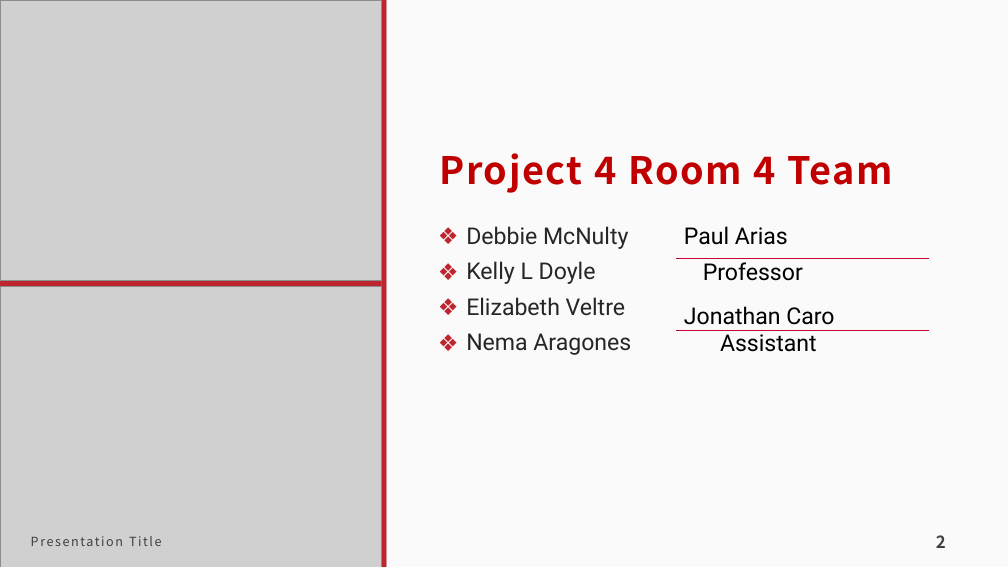
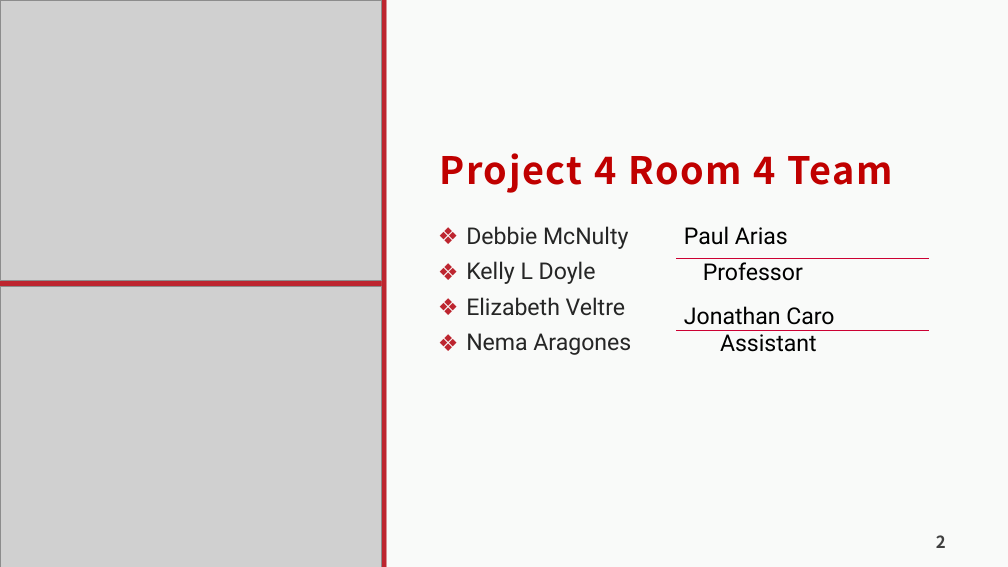
Before and after one commit to kld1974/PROJECT4, a slide deck: slide 2 of Project4.pptx. Drawn at 1008x567 pixels with LibreOffice and Linux fonts; fonts in the diff are those of the drawing; grey boxes stand for pictures. Boxes give left, top, right and bottom in pixels: in the first picture for what was removed or moved away, otherwise in the second. Text is boxed around its words. In the diff, an @@ line names an element or a change of style, - is before the commit and + after.

```diff
--- a/Project4.pptx
+++ b/Project4.pptx
@@ text removed at (x1=31, y1=536, x2=162, y2=546) @@
-Presentation Title
```
Also in this commit, not shown: 2 other slides changed.
